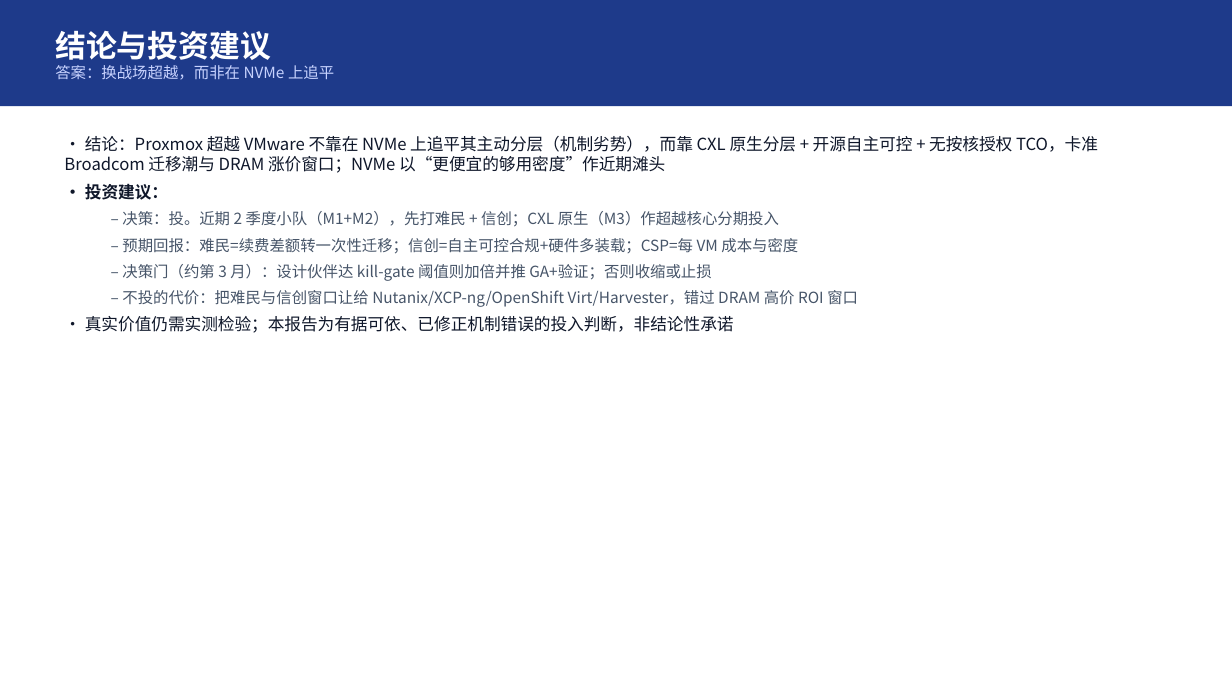
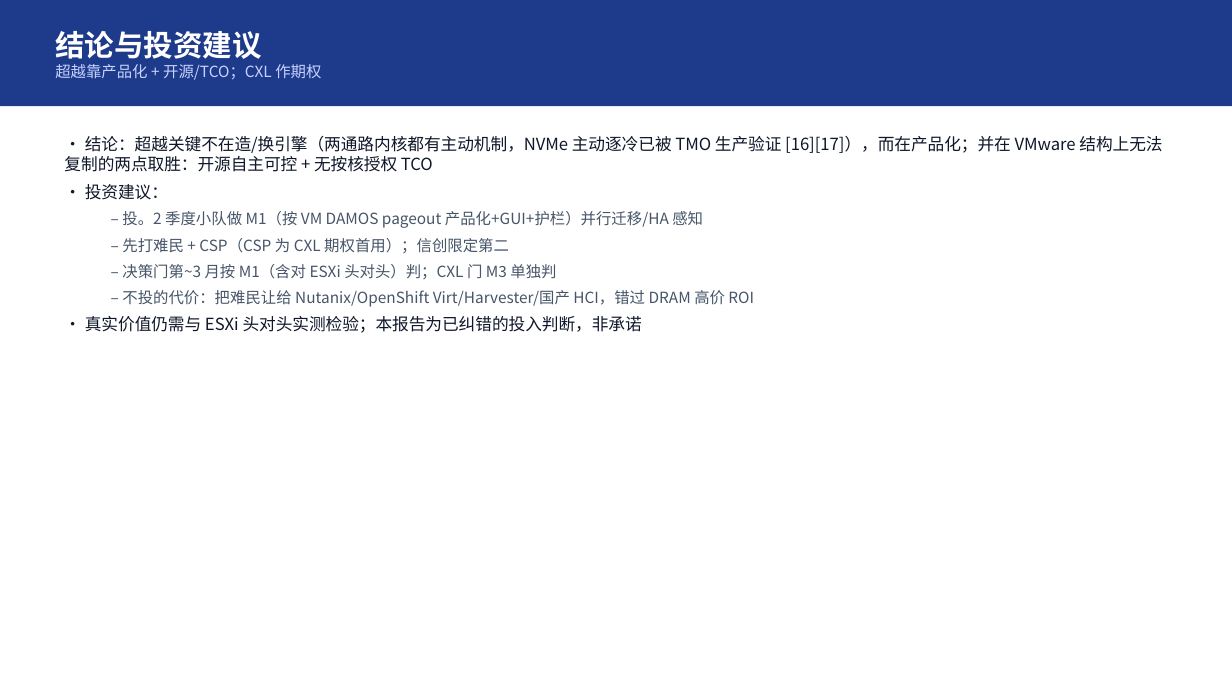
Before and after one commit to turtacn/storm, a slide deck: slide 14 of docs/harness-sop/examples/memory-tiring-p2v/mt-v1.pptx. Drawn at 1232x693 pixels with LibreOffice and Linux fonts; fonts in the diff are those of the drawing. Boxes give left, top, right and bottom in pixels: in the first picture for what was removed or moved away, otherwise in the second. Text is boxed around its words. In the diff, an @@ line names an element or a change of style, - is before the commit and + after.

```diff
--- a/docs/harness-sop/examples/memory-tiring-p2v/mt-v1.pptx
+++ b/docs/harness-sop/examples/memory-tiring-p2v/mt-v1.pptx
@@ text at box(55, 31, 262, 59): size 24 to 23 pt in "结论与投资建议" @@
@@ text at box(55, 64, 321, 80): text changed @@
-答案：换战场超越，而非在 NVMe 上追平
+超越靠产品化 + 开源/TCO；CXL 作期权
@@ text at box(64, 136, 1162, 172): text changed @@
-• 结论：Proxmox 超越 VMware 不靠在 NVMe 上追平其主动分层（机制劣势），而靠 CXL 原生分层 + 开源自主可控 + 无按核授权 TCO，卡准 Broadcom 迁移潮与 DRAM 涨价窗口；NVMe 以“更便宜的够用密度”作近期滩头
+• 结论：超越关键不在造/换引擎（两通路内核都有主动机制，NVMe 主动逐冷已被 TMO 生产验证 [16][17]），而在产品化；并在 VMware 结构上无法复制的两点取胜：开源自主可控 + 无按核授权 TCO
@@ text at box(85, 184, 168, 200): bold off in "• 投资建议：" @@
@@ text at box(85, 211, 754, 333): text changed @@
-  – 决策：投。近期 2 季度小队（M1+M2），先打难民 + 信创；CXL 原生（M3）作超越核心分期投入
-  – 预期回报：难民=续费差额转一次性迁移；信创=自主可控合规+硬件多装载；CSP=每 VM 成本与密度
-  – 决策门（约第 3 月）：设计伙伴达 kill-gate 阈值则加倍并推 GA+验证；否则收缩或止损
-  – 不投的代价：把难民与信创窗口让给 Nutanix/XCP-ng/OpenShift Virt/Harvester，错过 DRAM 高价 ROI 窗口
-• 真实价值仍需实测检验；本报告为有据可依、已修正机制错误的投入判断，非结论性承诺
+  – 投。2 季度小队做 M1（按 VM DAMOS pageout 产品化+GUI+护栏）并行迁移/HA 感知
+  – 先打难民 + CSP（CSP 为 CXL 期权首用）；信创限定第二
+  – 决策门第~3 月按 M1（含对 ESXi 头对头）判；CXL 门 M3 单独判
+  – 不投的代价：把难民让给 Nutanix/OpenShift Virt/Harvester/国产 HCI，错过 DRAM 高价 ROI
+• 真实价值仍需与 ESXi 头对头实测检验；本报告为已纠错的投入判断，非承诺
```
Also in this commit, not shown: 15 other slides changed, 10 other files.
